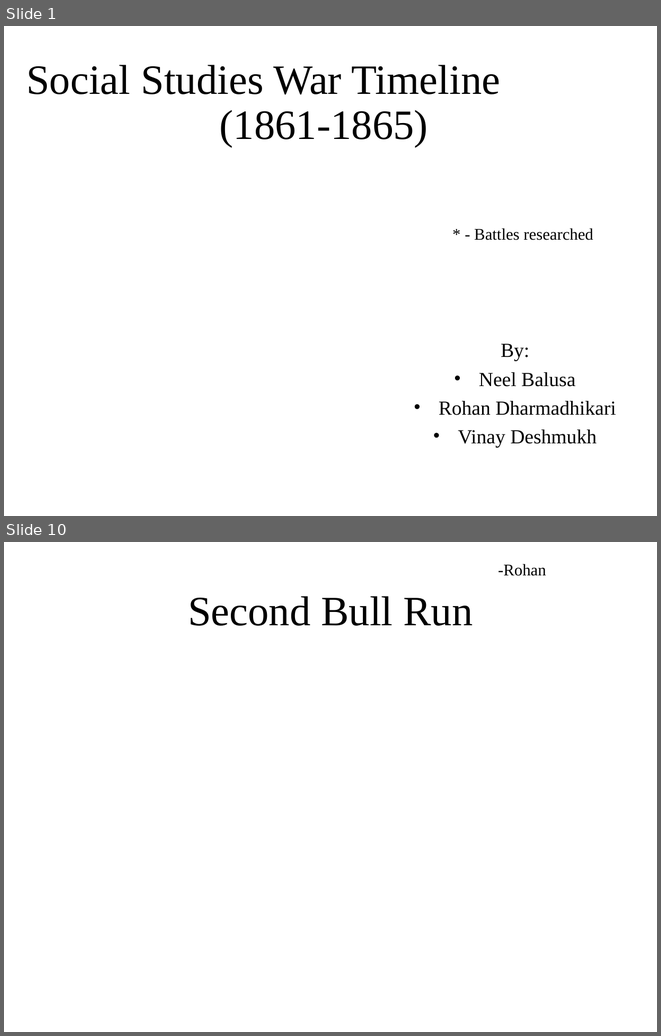
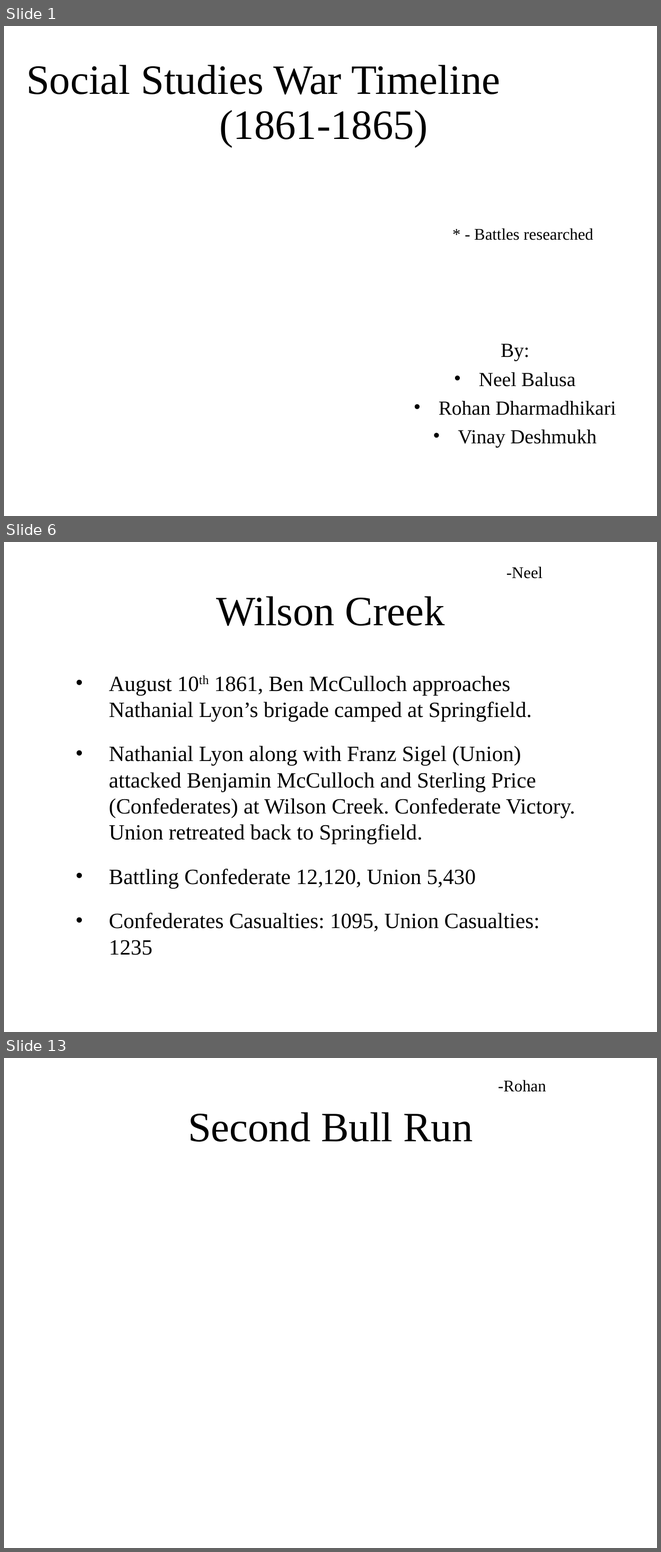
Before and after one commit to ngb3748/SS-Archive-proj, a slide deck: Archive project.pptx. Shown one above the other, each under a label of ours: slides 1 and 10 before the commit, slides 1, 6 and 13 after it; the slides between them are not shown. The pictures are 661x1036 and 661x1552 pixels, drawn with LibreOffice and Linux fonts; fonts in the diff are those of the drawing; background and template pictures are left out. Boxes give left, top, right and bottom in pixels: in the first picture for what was removed or moved away, otherwise in the second. Text is boxed around its words. In the diff, an @@ line names an element or a change of style, - is before the commit and + after.

```diff
--- a/Archive project.pptx
+++ b/Archive project.pptx
@@ slide 6 added at [4, 542, 657, 1032], background picture (left out) @@
@@ text added at [506, 566, 542, 579], 18 pt, text #000000 @@
+-Neel
@@ title added at [216, 596, 445, 626], 46 pt, text #000000 @@
+Wilson Creek
@@ text added at [109, 676, 575, 955], 24 pt, text #000000 @@
+• August 10th 1861, Ben McCulloch approaches Nathanial Lyon’s brigade camped at Springfield.
+• Nathanial Lyon along with Franz Sigel (Union) attacked Benjamin McCulloch and Sterling Price (Confederates) at Wilson Creek. Confederate Victory. Union retreated back to Springfield.
+• Battling Confederate 12,120, Union 5,430
+• Confederates Casualties: 1095, Union Casualties: 1235
@@ what was slide 10 is now slide 13 @@
```
Also in this commit, not shown: 8 slides changed, 4 other slides added, 1 slide removed.
